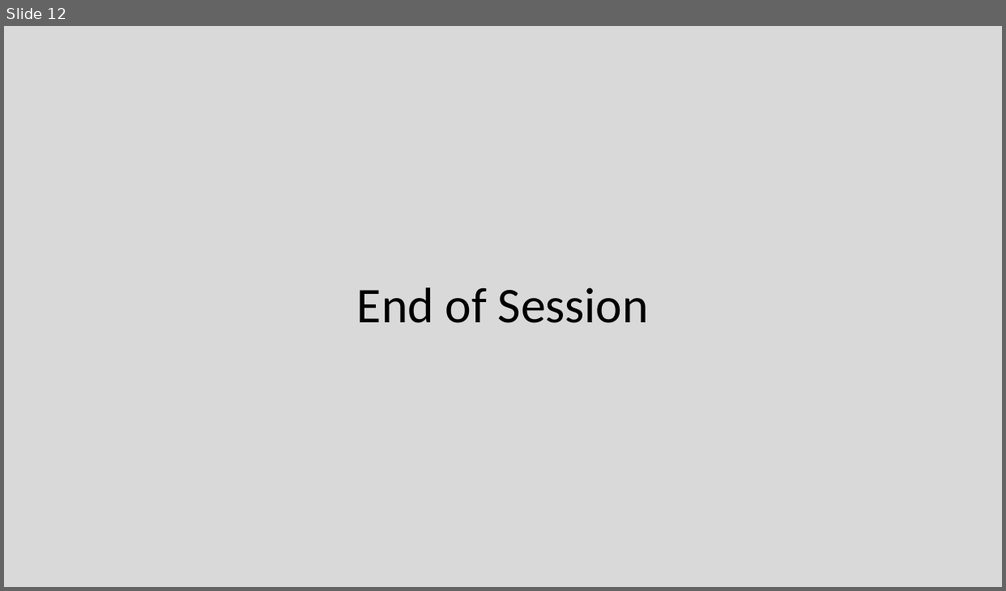
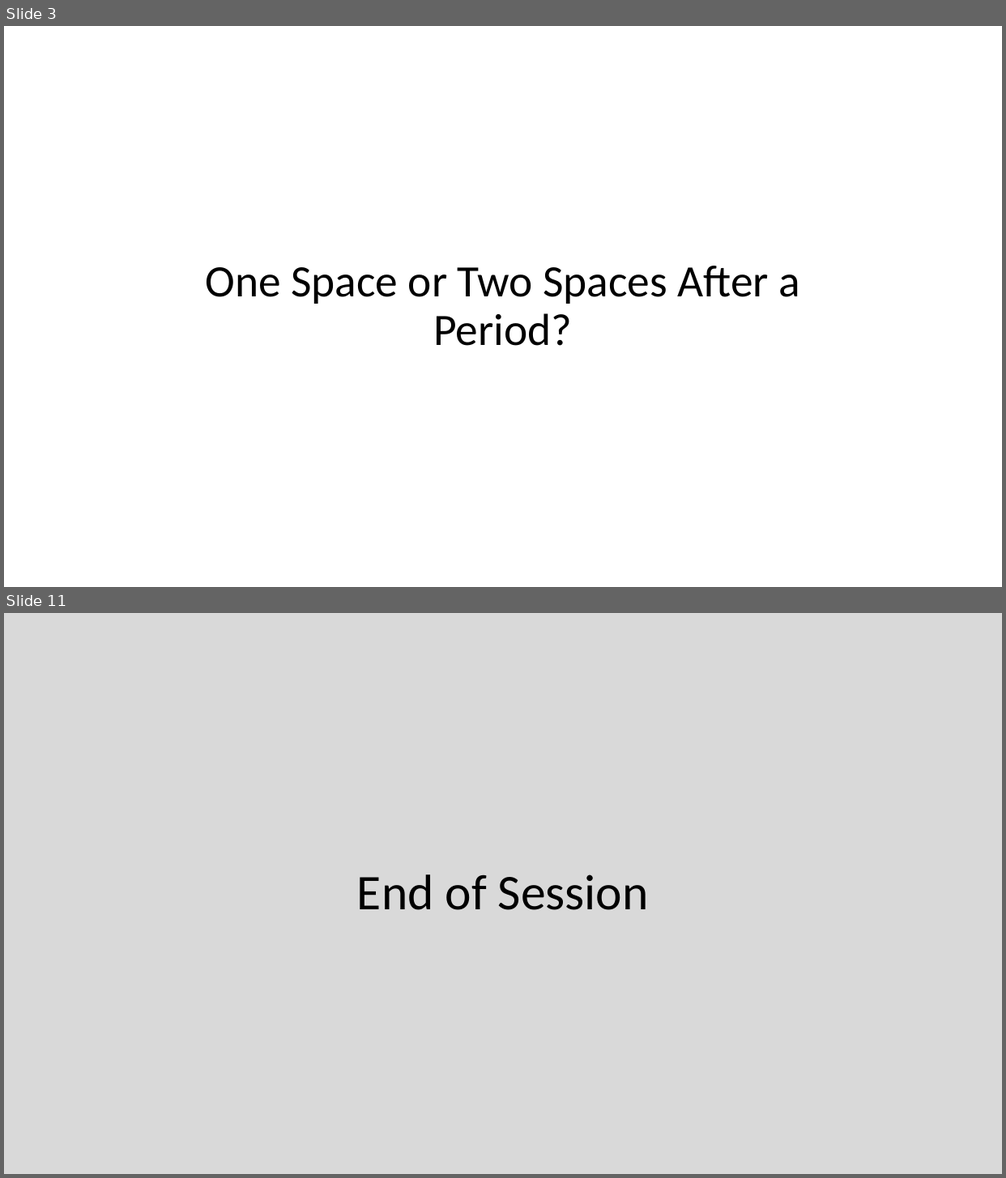
Before and after one commit to EricJPogue/CPSC-24500, a slide deck: lecture-slides/2019-09-06-oop.pptx. Shown one above the other, each under a label of ours: slide 12 before the commit, slides 3 and 11 after it; the slides between them are not shown. The pictures are 1006x591 and 1006x1178 pixels, drawn with LibreOffice and Linux fonts; fonts in the diff are those of the drawing. Boxes give left, top, right and bottom in pixels: in the first picture for what was removed or moved away, otherwise in the second. Text is boxed around its words. In the diff, an @@ line names an element or a change of style, - is before the commit and + after.

```diff
--- a/lecture-slides/2019-09-06-oop.pptx
+++ b/lecture-slides/2019-09-06-oop.pptx
@@ slide 3 added at (x1=4, y1=26, x2=1002, y2=587), background #FFFFFF @@
@@ title added at (x1=205, y1=266, x2=801, y2=346), 43.2 pt, text #000000 @@
+One Space or Two Spaces After a Period?
@@ what was slide 12 is now slide 11 @@
```
Also in this commit, not shown: 4 slides changed, 5 other slides added, 10 slides removed, 1 other file.
